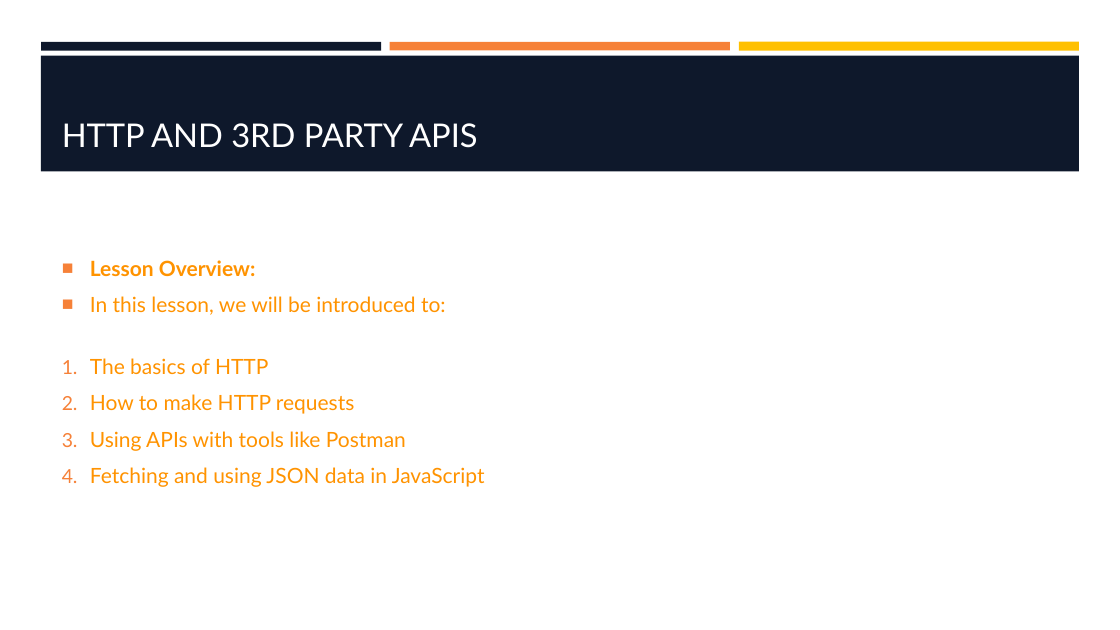
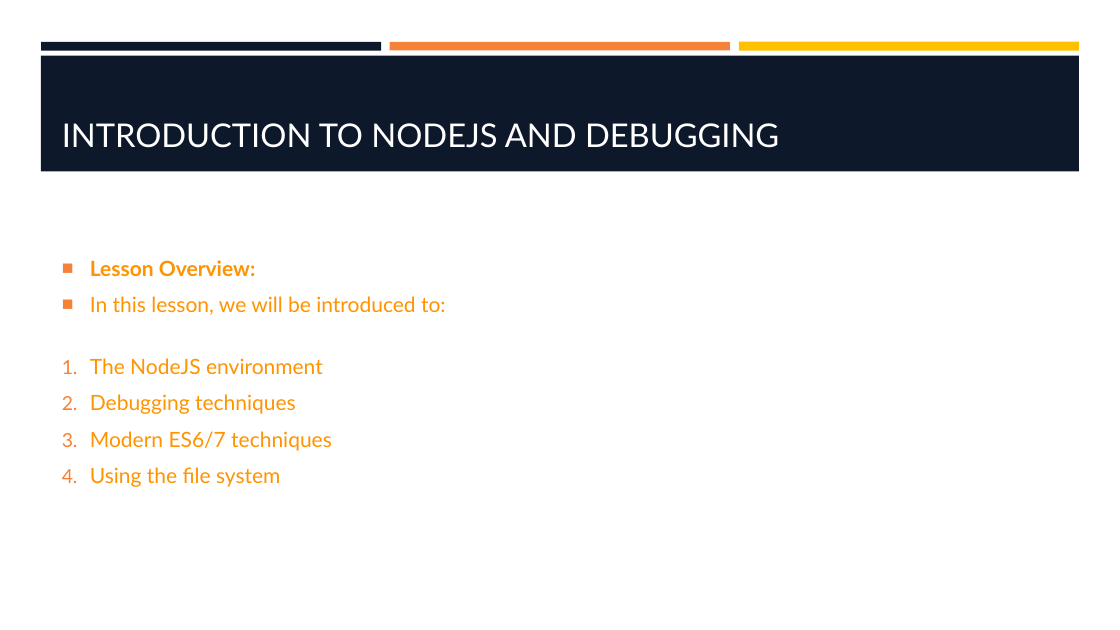
Before and after one commit to hawkeye1900/SBC-Sept24, a slide deck: slide 2 of week-5/W5-S2-NodeJS/W5-S2-NodeJS.pptx. Drawn at 1120x630 pixels with LibreOffice and Linux fonts; fonts in the diff are those of the drawing; background and template pictures are left out. Boxes give left, top, right and bottom in pixels: in the first picture for what was removed or moved away, otherwise in the second. Text is boxed around its words. In the diff, an @@ line names an element or a change of style, - is before the commit and + after.

```diff
--- a/week-5/W5-S2-NodeJS/W5-S2-NodeJS.pptx
+++ b/week-5/W5-S2-NodeJS/W5-S2-NodeJS.pptx
@@ title at bbox=[62, 123, 779, 148]: text changed @@
-HTTP AND 3RD PARTY APIS
+INTRODUCTION TO NODEJS AND DEBUGGING
@@ text at bbox=[90, 358, 332, 487]: text changed @@
-1. The basics of HTTP
-2. How to make HTTP requests
-3. Using APIs with tools like Postman
-4. Fetching and using JSON data in JavaScript
+1. The NodeJS environment
+2. Debugging techniques
+3. Modern ES6/7 techniques
+4. Using the file system
```
Also in this commit, not shown: 3 other slides changed, 15 slides added, 8 slides removed, 1 other file.
